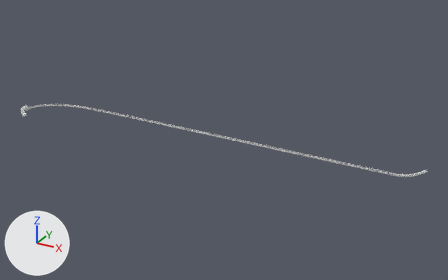
A saved change to the Blender file assets/roller_coaster/roller_coaster.blend.
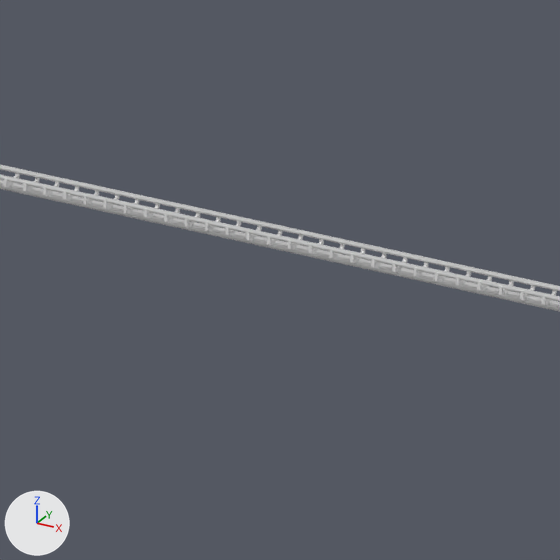
The first picture shows the older version from a 50 mm camera at (81.0, -335.0, 166.0) aimed at (-97.0, -10.0, 3.0). The close-ups show both versions on the part from 54% to 67% of the width and 44% to 65% of the height of that picture; other places that the commit changed are outside them. The lights are fixed; the arrows at lower left show +X, +Y and +Z.

The first close-up shows 'track'.
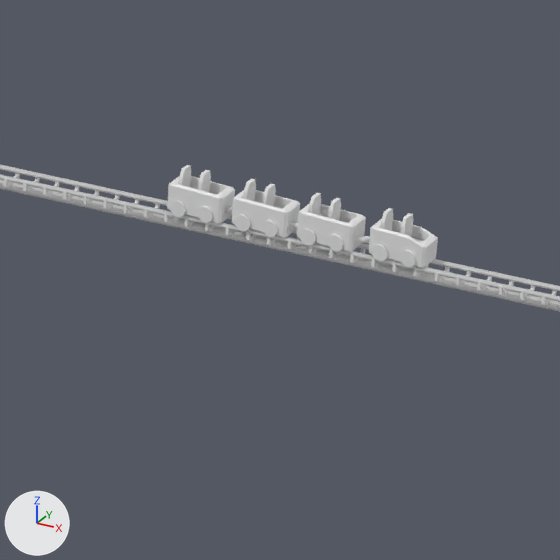
Patch to the scene script:
```diff
--- a/assets/roller_coaster/roller_coaster.blend.py
+++ b/assets/roller_coaster/roller_coaster.blend.py
@@ me_cylinder_008 @@
+me_cylinder_008.from_pydata(...)  # 128 vertices, 68 faces; spans x -1.0..1.68, y -1.61..1.0, z -1.0..1.0
@@ ob_rc_cart @@
 ob_rc_cart = bpy.data.objects.new('rc_cart', me_cube_002)
-ob_rc_cart.location = (-257.15, -25.45, 2.04)
-ob_rc_cart.rotation_euler = (-0.0266, -0.0551, -1.49)  # degrees (-1.5, -3.2, -85)
+ob_rc_cart.location = (-58.12, -0.22, 2.15)
+ob_rc_cart.rotation_euler = (0.00465, -0.0381, 3.11)  # degrees (0.3, -2.2, 178)
 ob_rc_cart.scale = (2.03, 1.0, 1.0)
@@ ob_rc_cart_001 @@
 ob_rc_cart_001 = bpy.data.objects.new('rc_cart.001', me_cube_007)
-ob_rc_cart_001.location = (-255.55, -30.09, 2.19)
-ob_rc_cart_001.rotation_euler = (-0.0381, -0.0665, -1.029)  # degrees (-2.2, -3.8, -59)
+ob_rc_cart_001.location = (-63.3, -0.22, 2.15)
+ob_rc_cart_001.rotation_euler = (0.00407, -0.0381, 3.11)  # degrees (0.2, -2.2, 178)
 ob_rc_cart_001.scale = (2.03, 1.0, 1.0)
@@ ob_rc_cart_002 @@
 ob_rc_cart_002 = bpy.data.objects.new('rc_cart.002', me_cube_008)
-ob_rc_cart_002.location = (-251.86, -33.61, 2.3)
-ob_rc_cart_002.rotation_euler = (-0.0458, -0.0498, -0.7)  # degrees (-2.6, -2.9, -40)
+ob_rc_cart_002.location = (-68.05, -0.22, 2.15)
+ob_rc_cart_002.rotation_euler = (0.00356, -0.0381, 3.11)  # degrees (0.2, -2.2, 178)
 ob_rc_cart_002.scale = (2.03, 1.0, 1.0)
@@ ob_rc_cart_003 @@
 ob_rc_cart_003 = bpy.data.objects.new('rc_cart.003', me_cube_009)
-ob_rc_cart_003.location = (-247.55, -36.43, 2.31)
-ob_rc_cart_003.rotation_euler = (-0.0479, -0.0419, -0.568)  # degrees (-2.7, -2.4, -33)
+ob_rc_cart_003.location = (-72.8, -0.22, 2.14)
+ob_rc_cart_003.rotation_euler = (0.00306, -0.0381, 3.11)  # degrees (0.2, -2.2, 178)
 ob_rc_cart_003.scale = (2.03, 1.0, 1.0)
@@ ob_cylinder_002 @@
+ob_cylinder_002 = bpy.data.objects.new('Cylinder.002', me_cylinder_008)
+ob_cylinder_002.location = (-70.58, -0.53, 1.89)
+ob_cylinder_002.rotation_euler = (1.517, -1.459, -1.365)  # degrees (87, -84, -78)
+ob_cylinder_002.scale = (0.172, 0.172, 0.835)
@@ ob_cylinder_001 @@
+ob_cylinder_001 = bpy.data.objects.new('Cylinder.001', me_cylinder_008.copy())
+ob_cylinder_001.location = (-65.4, -0.52, 1.89)
+ob_cylinder_001.rotation_euler = (1.515, -1.46, -1.363)  # degrees (87, -84, -78)
+ob_cylinder_001.scale = (0.172, 0.172, 0.835)
@@ ob_cylinder @@
+ob_cylinder = bpy.data.objects.new('Cylinder', me_cylinder_008.copy())
+ob_cylinder.location = (-60.64, -0.52, 1.89)
+ob_cylinder.rotation_euler = (1.514, -1.46, -1.362)  # degrees (87, -84, -78)
+ob_cylinder.scale = (0.172, 0.172, 0.835)
```

Changed parts and their boxes (x1, y1, x2, y2) in the close-ups (560 x 560 px):
'rc_cart', moved, turned (not visible before): after (369, 208, 438, 268)
'rc_cart.001', moved, turned (not visible before): after (297, 193, 366, 252)
'rc_cart.002', moved, turned (not visible before): after (232, 179, 300, 238)
'rc_cart.003', moved, turned (not visible before): after (167, 165, 235, 224)
'Cylinder', added: after (355, 236, 370, 243)
'Cylinder.002', added: after (225, 207, 233, 213)
'Cylinder.001', added: after (289, 222, 298, 228)
